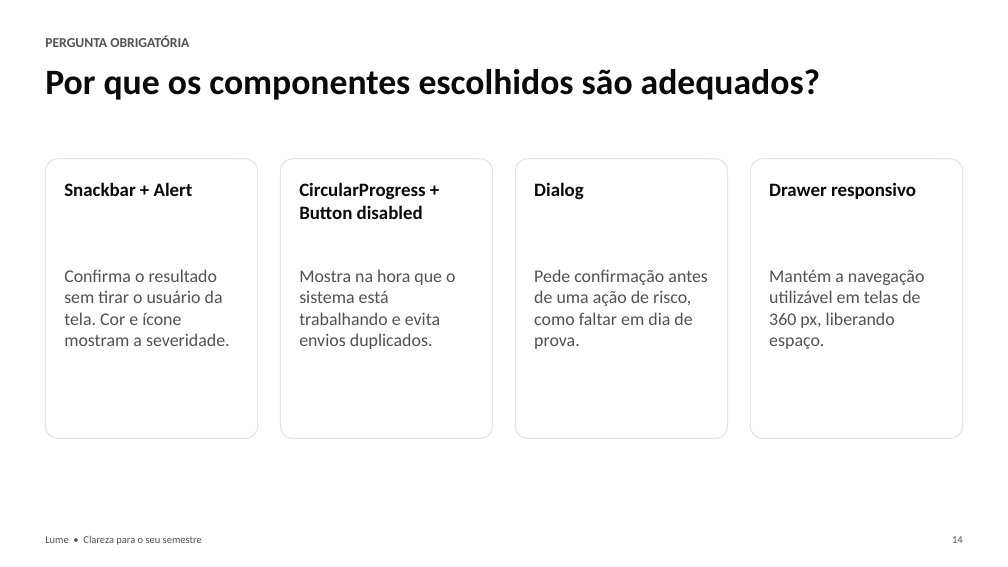
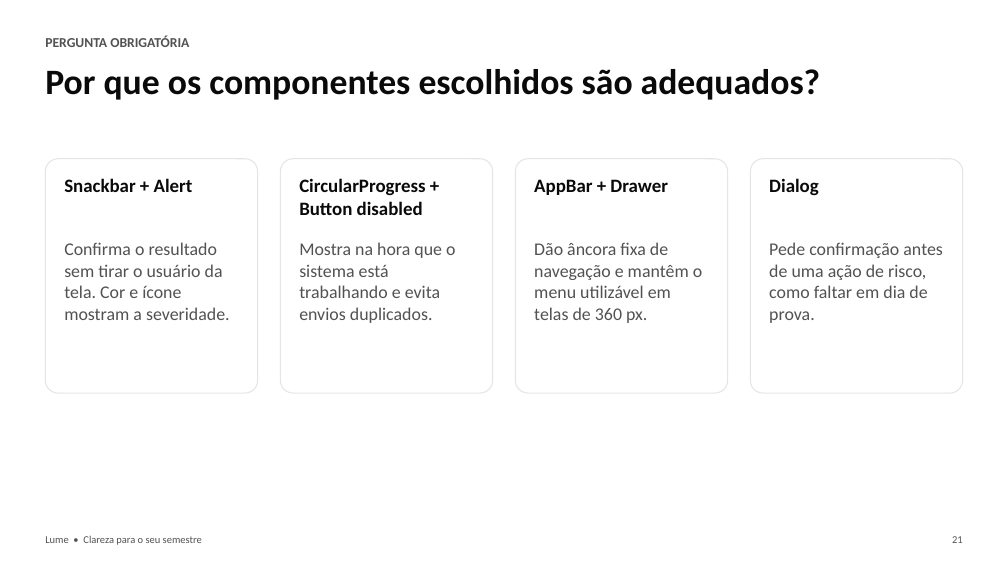
Before and after one commit to Tavimmm21/educonnect, a slide deck: slide 21 of entrega/Lume-Apresentacao-do-projeto.pptx (slide 14 before the commit). Drawn at 1008x567 pixels with LibreOffice and Linux fonts; fonts in the diff are those of the drawing. Boxes give left, top, right and bottom in pixels: in the first picture for what was removed or moved away, otherwise in the second. Text is boxed around its words. In the diff, an @@ line names an element or a change of style, - is before the commit and + after.

```diff
--- a/entrega/Lume-Apresentacao-do-projeto.pptx
+++ b/entrega/Lume-Apresentacao-do-projeto.pptx
@@ rounded rectangle: place and size @@
-rounded rectangle at (45,159,258,439)
+rounded rectangle at (45,159,258,393)
@@ text "Snackbar + Alert": place and size @@
-text "Snackbar + Alert" at (64,182,193,196)
+text "Snackbar + Alert" at (64,178,193,192)
@@ rounded rectangle: place and size @@
-rounded rectangle at (281,159,493,439)
+rounded rectangle at (281,159,493,393)
@@ text "CircularProgress + Button disabled": place and size @@
-text "CircularProgress + Button disabled" at (299,182,425,219)
+text "CircularProgress + Button disabled" at (299,178,425,215)
@@ rounded rectangle: place and size @@
-rounded rectangle at (516,159,728,439)
+rounded rectangle at (516,159,728,393)
@@ text added at (534,179,668,195), 18 pt, text #0A0A0A, bold @@
+AppBar + Drawer
@@ rounded rectangle: place and size @@
-rounded rectangle at (750,159,963,439)
+rounded rectangle at (750,159,963,393)
@@ text "Dialog": place and size @@
-text "Dialog" at (534,182,584,200)
+text "Dialog" at (769,178,819,196)
@@ text removed at (769,182,916,199) @@
-Drawer responsivo
@@ text "Confirma o resultado sem tirar ...": place and size @@
-text "Confirma o resultado sem tirar ..." at (64,269,230,346)
+text "Confirma o resultado sem tirar ..." at (64,242,230,320)
@@ text "Mostra na hora que o ...": place and size @@
-text "Mostra na hora que o ..." at (299,269,455,349)
+text "Mostra na hora que o ..." at (299,242,455,323)
@@ text "Pede confirmação antes de uma ...": place and size @@
-text "Pede confirmação antes de uma ..." at (534,269,707,349)
+text "Pede confirmação antes de uma ..." at (769,242,942,323)
@@ text added at (534,242,702,323), 17 pt, text #525252 @@
+Dão âncora fixa de navegação e mantêm o menu utilizável em telas de 360 px.
@@ text removed at (769,270,925,349) @@
-Mantém a navegação utilizável em telas de 360 px, liberando espaço.
@@ text at (952,536,963,543): text changed @@
-14
+21
```
Also in this commit, not shown: 8 other slides changed, 13 slides added, 6 slides removed, 8 other files.
